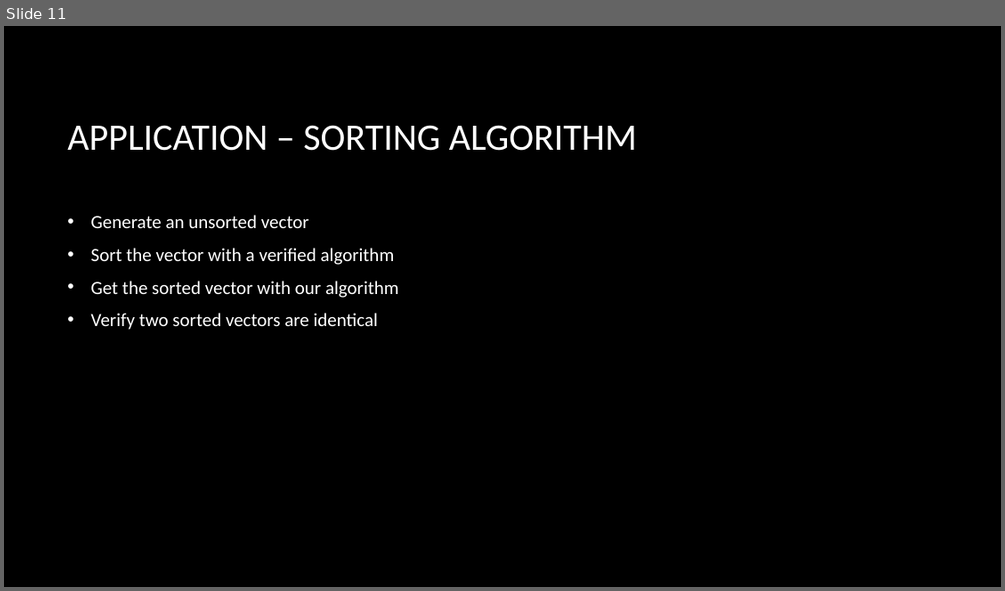
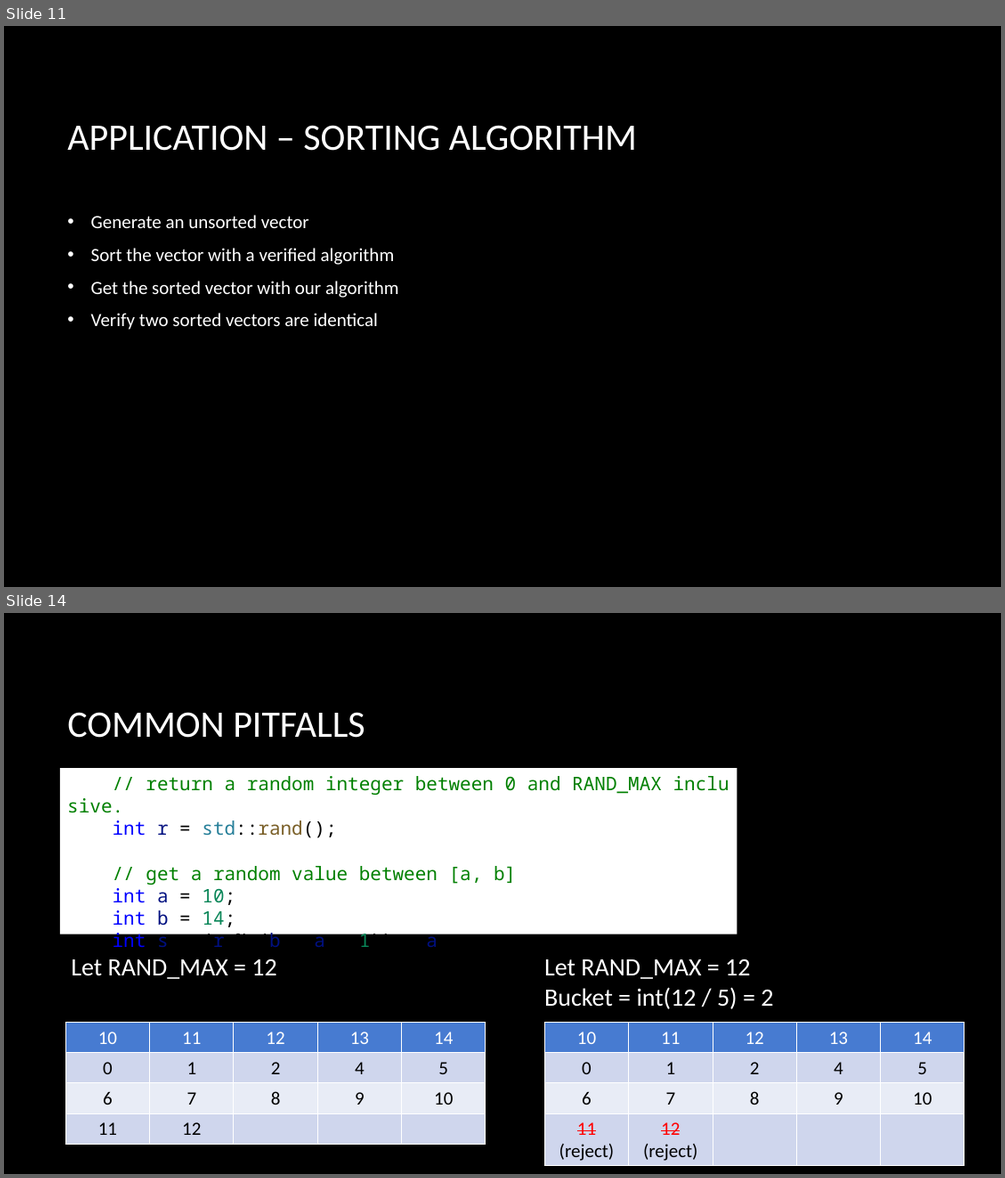
Before and after one commit to CNOCycle/cpp_tutorial, a slide deck: lab04/00-lab04.pptx. Shown one above the other, each under a label of ours: slide 11 before the commit, slides 11 and 14 after it; the slides between them are not shown. The pictures are 1005x591 and 1005x1178 pixels, drawn with LibreOffice and Linux fonts; fonts in the diff are those of the drawing; background and template pictures are left out. Boxes give left, top, right and bottom in pixels: in the first picture for what was removed or moved away, otherwise in the second. Text is boxed around its words. In the diff, an @@ line names an element or a change of style, - is before the commit and + after.

```diff
--- a/lab04/00-lab04.pptx
+++ b/lab04/00-lab04.pptx
@@ slide 14 added at (4,613,1001,1174), background picture (left out) @@
@@ title added at (67,712,364,738), 36 pt, text #FFFFFF @@
+COMMON PITFALLS
@@ rectangle added at (60,768,736,933), fill #FFFFFF, 18 pt, text #008000 @@
+// return a random integer between 0 and RAND_MAX inclusive.
+int r = std::rand();
+// get a random value between [a, b]
+int a = 10;
+int b = 14;
+int s = (r % (b - a + 1)) + a;
@@ text added at (71,959,276,979), 24 pt, text #FFFFFF @@
+Let RAND_MAX = 12
@@ text added at (544,959,773,1009), 24 pt, text #FFFFFF @@
+Let RAND_MAX = 12
+Bucket = int(12 / 5) = 2
@@ table added at (66,1022,485,1143), 4 rows, 5 columns @@
+10 | 11 | 12 | 13 | 14
+0 | 1 | 2 | 4 | 5
+6 | 7 | 8 | 9 | 10
+11 | 12 |  |  | 
@@ table added at (544,1022,963,1166), 4 rows, 5 columns @@
+10 | 11 | 12 | 13 | 14
+0 | 1 | 2 | 4 | 5
+6 | 7 | 8 | 9 | 10
+11 (reject) | 12 / (reject) |  |  | 
```
Also in this commit, not shown: 1 slide changed, 4 other slides added, 21 other files.
